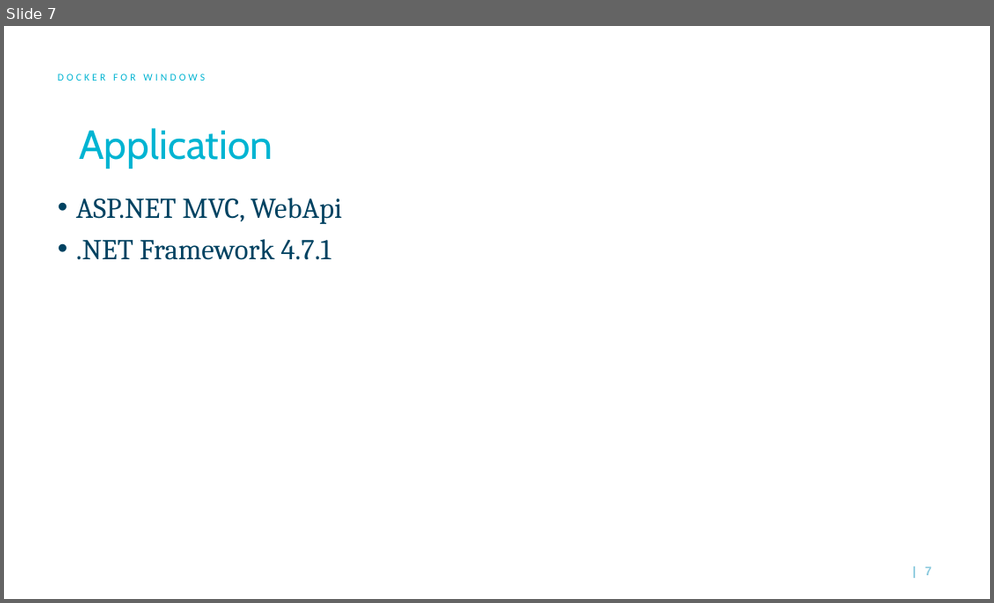
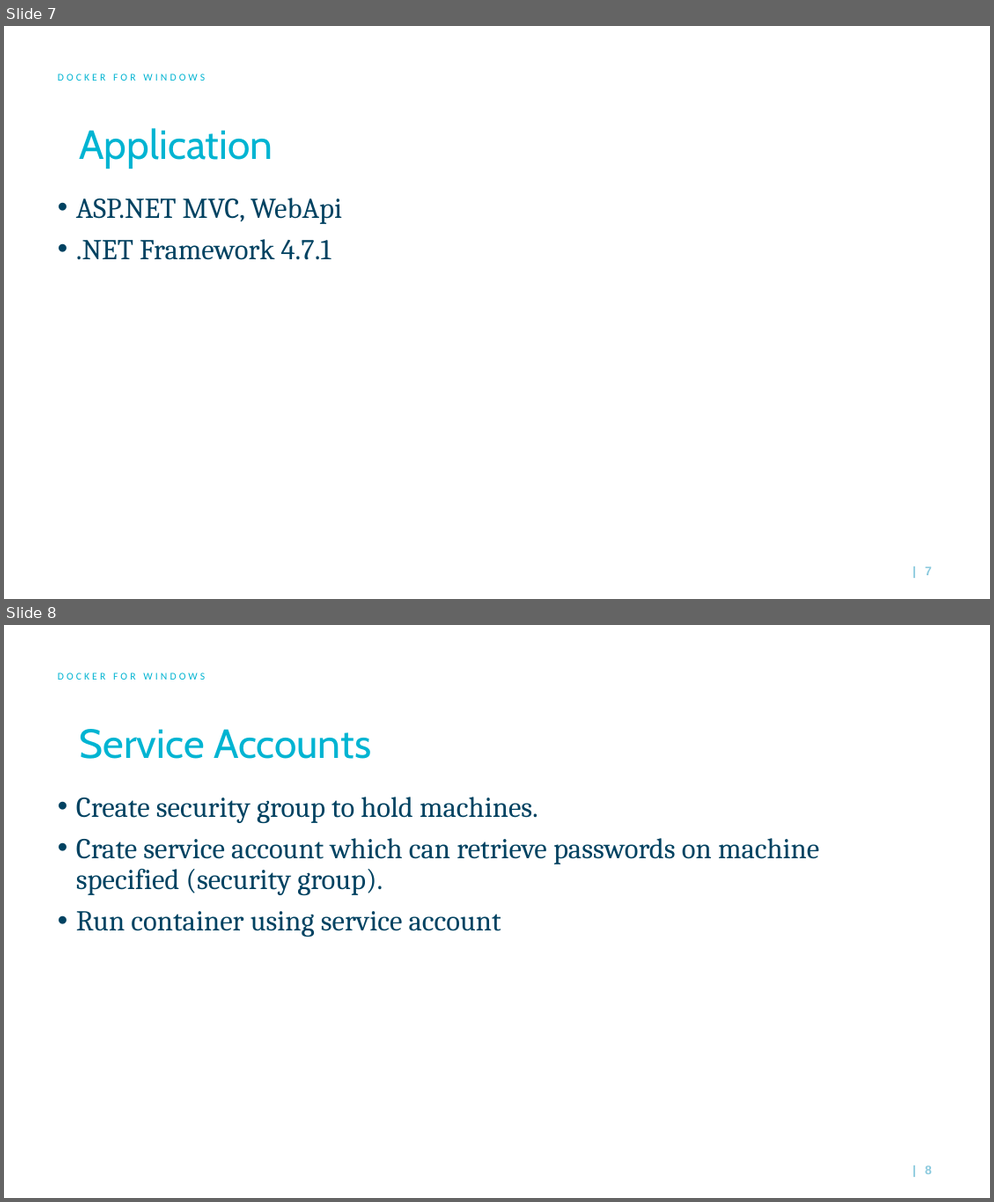
Before and after one commit to priyakantpatel/windows-containers, a slide deck: demo-win-container.pptx. Shown one above the other, each under a label of ours: slide 7 before the commit, slides 7 and 8 after it. The pictures are 994x603 and 994x1202 pixels, drawn with LibreOffice and Linux fonts; fonts in the diff are those of the drawing; background and template pictures are left out. Boxes give left, top, right and bottom in pixels: in the first picture for what was removed or moved away, otherwise in the second. Text is boxed around its words. In the diff, an @@ line names an element or a change of style, - is before the commit and + after.

```diff
--- a/demo-win-container.pptx
+++ b/demo-win-container.pptx
@@ slide 8 added at bbox=[4, 625, 990, 1198], background #FFFFFF; not listed: 1 template element that a slide beside it also shows @@
@@ text added at bbox=[58, 673, 205, 680], 10 pt, text #01B4D2 @@
+DOCKER FOR WINDOWS
@@ title added at bbox=[79, 729, 371, 759], 39.6 pt, text #00B4D2 @@
+Service Accounts
@@ text added at bbox=[76, 797, 819, 937], 28 pt, text #004261 @@
+• Create security group to hold machines.
+• Crate service account which can retrieve passwords on machine specified (security group).
+• Run container using service account
```
Also in this commit, not shown: 1 slide changed, 1 other slide added, 3 slides removed.
